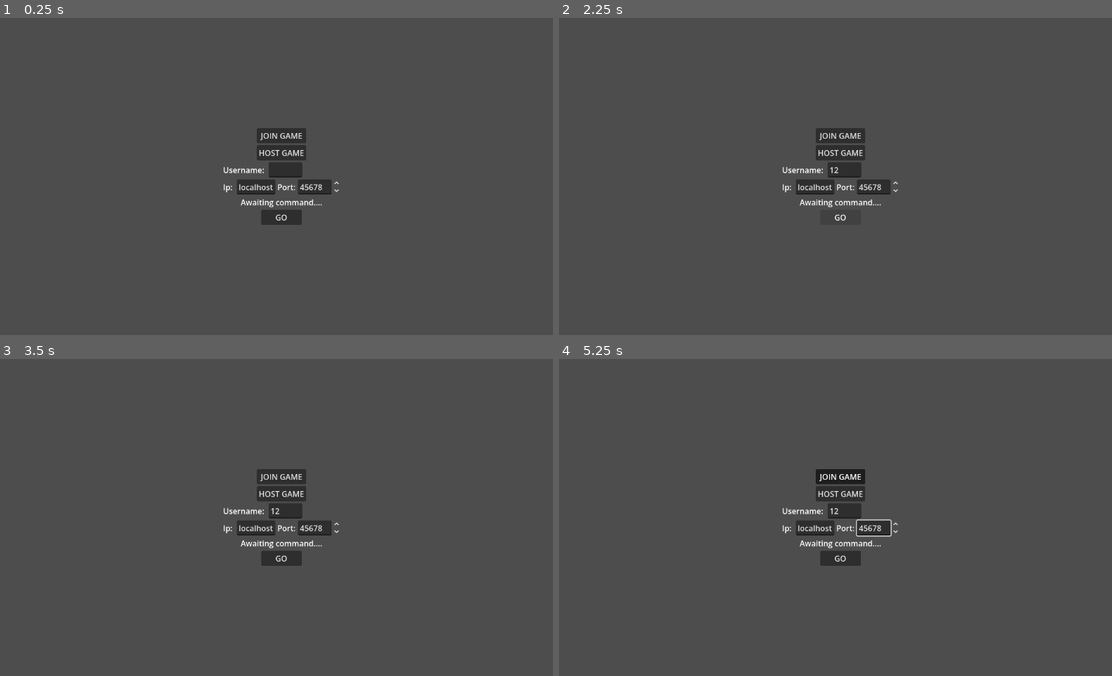
Above: before the commit, frames 1-4 (two rows, left to right).
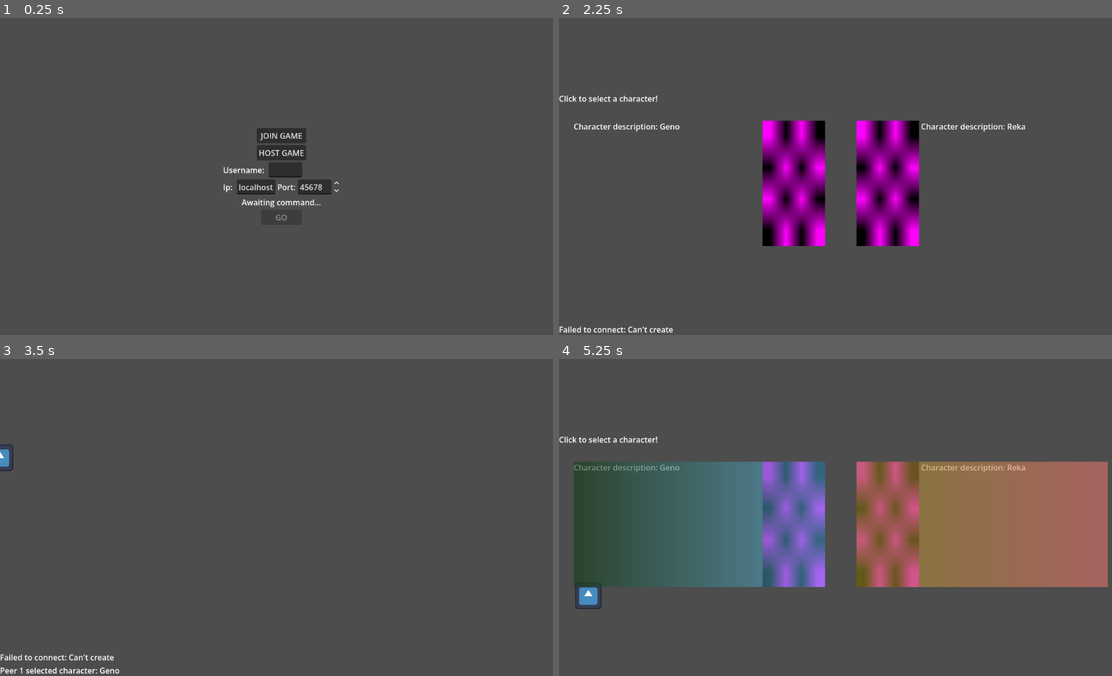
Above: after the commit, the same moments.

Repository: Roboticy3/Louder
Game: Godot game, scene res://demos/september/main_menu.tscn
Two runs of this game, one before a commit and one after it. Both use one fixed random seed, a clock stepped at 60 frames per second and the inputs below. The engine's default icon, where the game draws it, is replaced by a stand-in: a white triangle on a blue panel in a dark square.
Inputs (mouse positions are in pixels of both pictures, inside the frame that each line leads up to):
- Up to frame 1 (0.25 s): no input
- Up to frame 2 (2.25 s): click (846, 170) at 0.52 s; type "12" at 0.6 s; click "GO" (after the commit: "JOIN GAME") at 1.25 s; click "GO" at 2 s
- Up to frame 3 (3.5 s): click (138, 523) at 2.77 s
- Up to frame 4 (5.25 s): click (841, 495) at 3.5 s, where only the run before the commit has a clickable "HOST GAME"; click (841, 476) at 4.25 s, where only the run before the commit has a clickable "JOIN GAME"; move the mouse to (962, 501) at 5.02 s; hold Right (ui_right) from 5.03 s (still down); hold M (lobby_character_select, bound only after the commit) from 5.03 s (still down); click (962, 501) at 5.17 s

The runs differ from the first frame. In frame 1, 0.2% of the frame differs, in the area x 43-59%, y 57-64%; in frame 2, 11%; in frame 3, 2.8%; in frame 4, 33%, in the area x 0-100%, y 24-79%.
Error before the commit: Parse Error: Cannot infer the type of "mode" variable because the value doesn't have a set type. (res://demos/september/main_menu_starter.gd:4)

Commit message:
patch fixed authority assignment

Diff:
--- a/editor/demos/september/basic_spawner.gd
+++ b/editor/demos/september/basic_spawner.gd
@@ -16,6 +16,9 @@
 		SpawnMode.SPAWN_ON_CHARACTER_SELECTED:
 			ClientDataLayer.character_selected.connect(_on_spawn_trigger)
 
+
+	spawned.connect(_on_remote_peer_spawned)
+
 	add_spawnable_scene(spawnable_packed.resource_path)
 
 var server_highest_id := 0
@@ -32,10 +35,14 @@
 			marked.process_mode = Node.PROCESS_MODE_DISABLED
 			marked.queue_free()
 
-	spawnable_instance.set_meta("authority", authority)
+	spawnable_instance.set("authority", authority)
 	server_spawn_registry[authority] = spawnable_instance
 
-	spawnable_instance.name = str(server_highest_id)
+	spawnable_instance.name = str(authority)
 	server_highest_id += 1
 
 	spawn_root.add_child.call_deferred(spawnable_instance)
+	_on_remote_peer_spawned(spawnable_instance)
+
+func _on_remote_peer_spawned(spawnable_instance:Node):
+	spawnable_instance.set_multiplayer_authority(int(spawnable_instance.name))
--- a/editor/demos/september/character_select.gd
+++ b/editor/demos/september/character_select.gd
@@ -1,11 +1,15 @@
-extends Node
+extends CanvasItem
 
 
 # Called when the node enters the scene tree for the first time.
 func _ready() -> void:
-	pass # Replace with function body.
+	ClientDataLayer.character_selected.connect(_on_character_selected)
 
+func _on_character_selected(authority:int, _character:String):
+	if authority != multiplayer.multiplayer_peer.get_unique_id():
+		return
+	hide()
 
-# Called every frame. 'delta' is the elapsed time since the previous frame.
-func _process(delta: float) -> void:
-	pass
+func _input(event: InputEvent) -> void:
+	if event.is_action_pressed("lobby_character_select"):
+		show()
--- a/editor/demos/september/main_menu_starter.gd
+++ b/editor/demos/september/main_menu_starter.gd
@@ -1,5 +1,4 @@
 extends Node
-
 
 var mode := NetworkLayer.ClientMode.NONE
 
--- /dev/null
+++ b/editor/demos/september/merchant_dialogue_avatar.gd
@@ -0,0 +1 @@
+extends Node
--- a/editor/demos/september/merchant_dialogue_avatar.tscn
+++ b/editor/demos/september/merchant_dialogue_avatar.tscn
@@ -1,5 +1,6 @@
 [gd_scene format=3 uid="uid://fn48n343cb16"]
 
+[ext_resource type="Script" uid="uid://17k5d4ekskvj" path="res://demos/september/merchant_dialogue_avatar.gd" id="1_4ow0u"]
 [ext_resource type="Texture2D" uid="uid://cehn1pamkib1t" path="res://icon.svg" id="1_mkixu"]
 [ext_resource type="Script" uid="uid://dsgjhpv7kaisj" path="res://demos/september/character_body_2d.gd" id="1_vlnjk"]
 
@@ -12,6 +13,7 @@
 properties/0/replication_mode = 1
 
 [node name="MerchantDialogueAvatar" type="Node" unique_id=996170675]
+script = ExtResource("1_4ow0u")
 
 [node name="CharacterBody2D" type="CharacterBody2D" parent="." unique_id=1815256936]
 script = ExtResource("1_vlnjk")
--- a/editor/project.godot
+++ b/editor/project.godot
@@ -19,9 +19,9 @@
 
 IdSystem="*uid://emcgvjw2xenp"
 NetworkEntityDefaults="*uid://bttyhihvjbpso"
-NetworkLayer="*uid://bxjm62v0fahhs"
 PsEventSystem="*uid://blrnmb1wooqwc"
 ClientDataLayer="*uid://4tjo2itl4enh"
+NetworkLayer="*uid://cmb4d6ennhr0l"
 
 [gui]
 
@@ -94,6 +94,11 @@
 "events": [Object(InputEventKey,"resource_local_to_scene":false,"resource_name":"","device":-1,"window_id":0,"alt_press …(195 unchanged characters)…
 ]
 }
+lobby_character_select={
+"deadzone": 0.2,
+"events": [Object(InputEventKey,"resource_local_to_scene":false,"resource_name":"","device":-1,"window_id":0,"alt_pressed":false,"shift_pressed":false,"ctrl_pressed":false,"meta_pressed":false,"pressed":false,"keycode":0,"physical_keycode":77,"key_label":0,"unicode":109,"location":0,"echo":false,"script":null)
+]
+}
 
 [physics]
 
Not shown, added: editor/demos/september/merchant_dialogue_avatar.gd.uid
